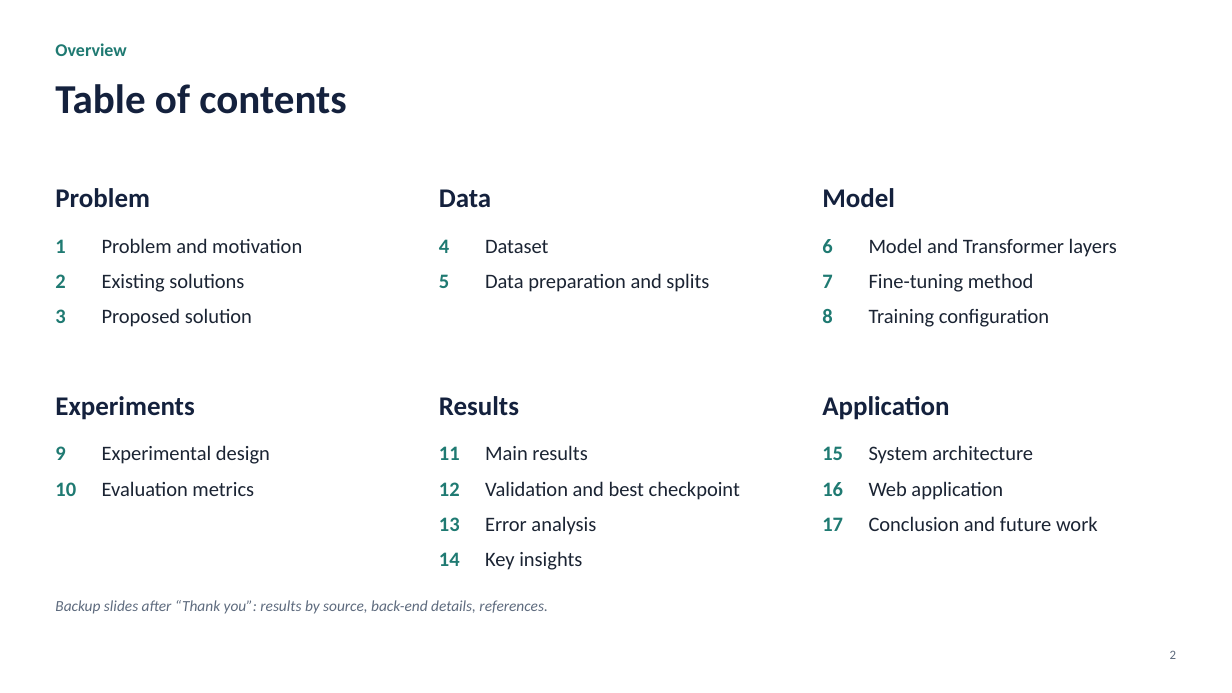
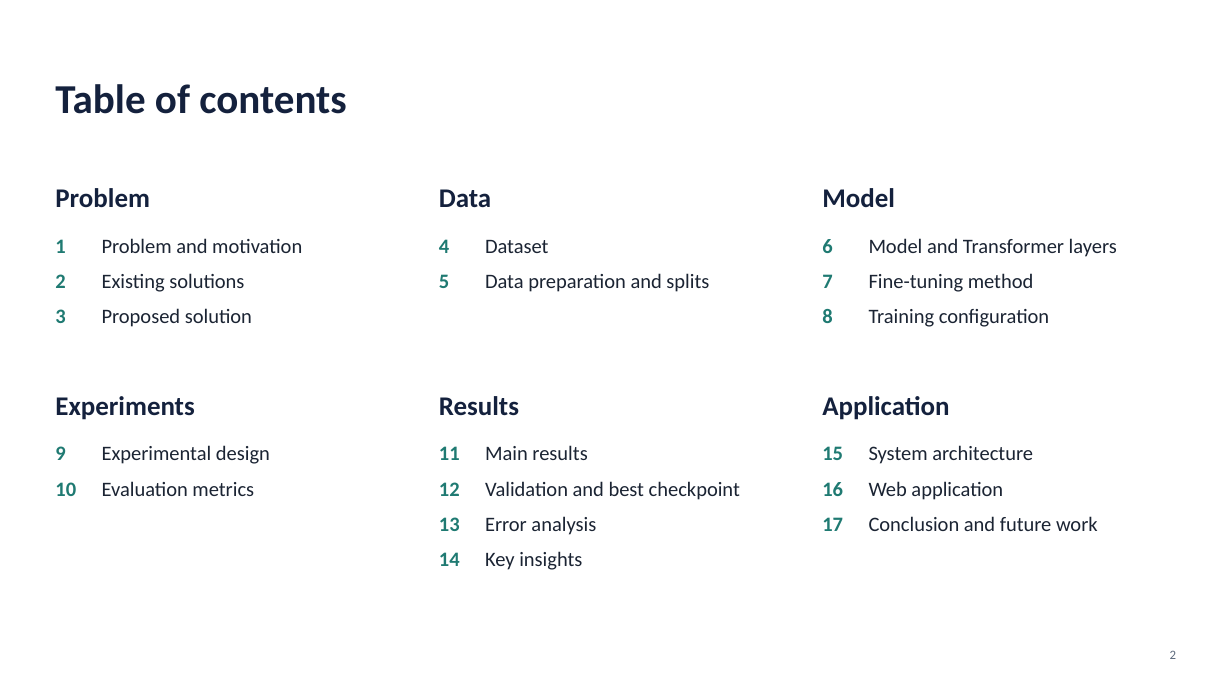
Before and after one commit to codingwithchitra777/whisper-small-khmer-mini, a slide deck: slide 2 of docs/Khmer_Speech_to_Subtitles_Final.pptx. Drawn at 1232x693 pixels with LibreOffice and Linux fonts; fonts in the diff are those of the drawing. Boxes give left, top, right and bottom in pixels: in the first picture for what was removed or moved away, otherwise in the second. Text is boxed around its words. In the diff, an @@ line names an element or a change of style, - is before the commit and + after.

```diff
--- a/docs/Khmer_Speech_to_Subtitles_Final.pptx
+++ b/docs/Khmer_Speech_to_Subtitles_Final.pptx
@@ text removed at (55,43,126,56) @@
-Overview
@@ text removed at (55,600,547,614) @@
-Backup slides after “Thank you”: results by source, back-end details, references.
```
Also in this commit, not shown: 2 other slides changed, 2 slides removed.
